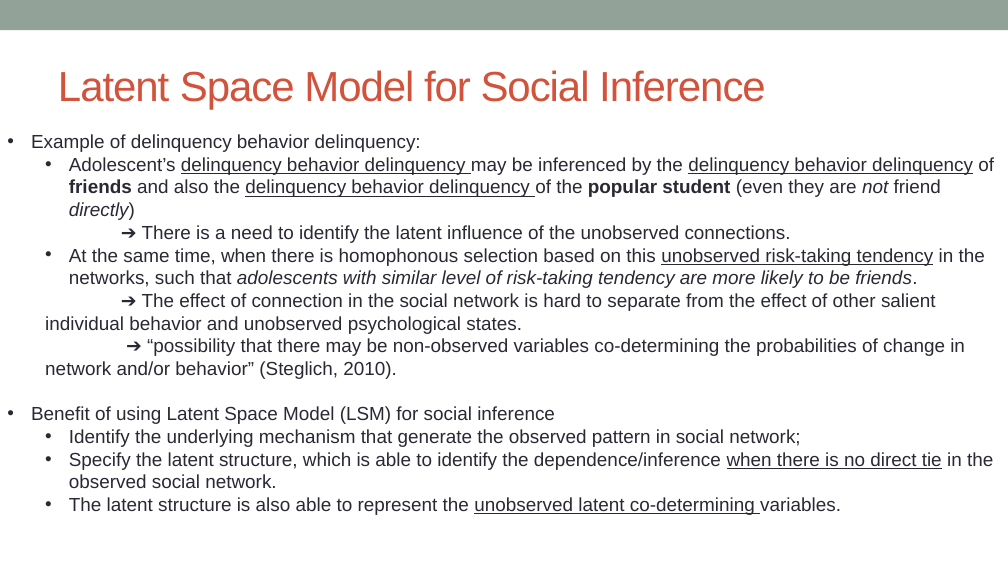
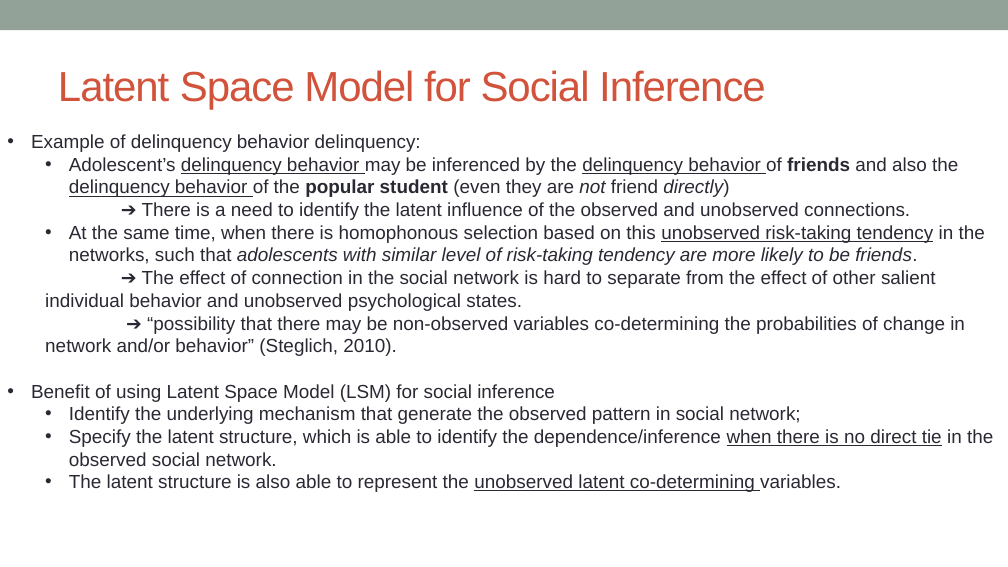
Before and after one commit to ChrisChen0429/courses, a slide deck: slide 4 of Multidimnsnl Scaling:Clusterng/YC-Final-4-17.pptx. Drawn at 1008x567 pixels with LibreOffice and Linux fonts; fonts in the diff are those of the drawing. Boxes give left, top, right and bottom in pixels: in the first picture for what was removed or moved away, otherwise in the second. Text is boxed around its words. In the diff, an @@ line names an element or a change of style, - is before the commit and + after.

```diff
--- a/Multidimnsnl Scaling:Clusterng/YC-Final-4-17.pptx
+++ b/Multidimnsnl Scaling:Clusterng/YC-Final-4-17.pptx
@@ text at box(69, 157, 958, 220): text changed @@
-  • Adolescent’s delinquency behavior delinquency may be inferenced by the delinquency behavior delinquency of friends and also the delinquency behavior delinquency of the popular student (even they are not friend directly)
-  ➔ There is a need to identify the latent influence of the unobserved connections.
+  • Adolescent’s delinquency behavior may be inferenced by the delinquency behavior of friends and also the delinquency behavior of the popular student (even they are not friend directly)
+  ➔ There is a need to identify the latent influence of the observed and unobserved connections.
```
Also in this commit, not shown: 2 other slides changed, 30 other files.
